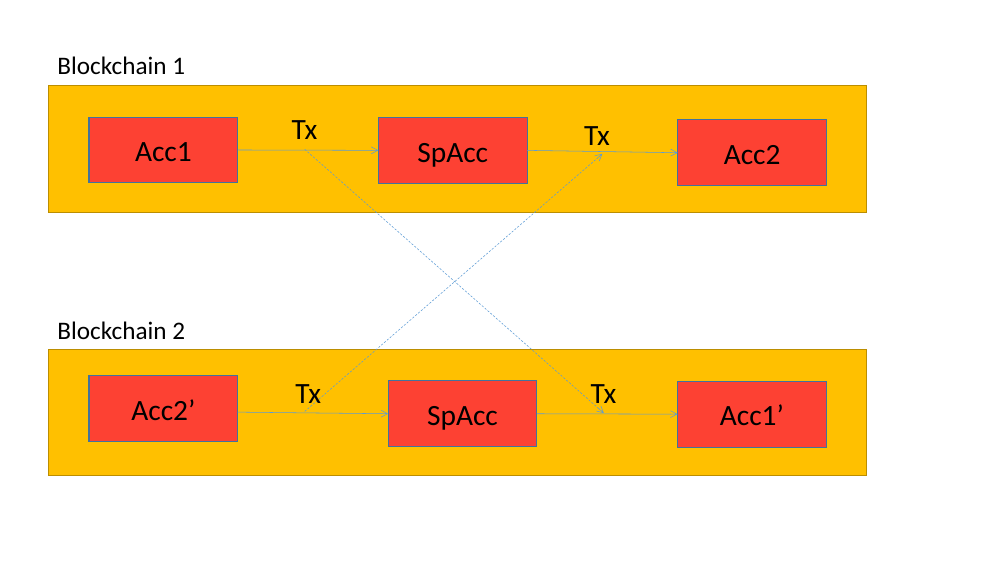
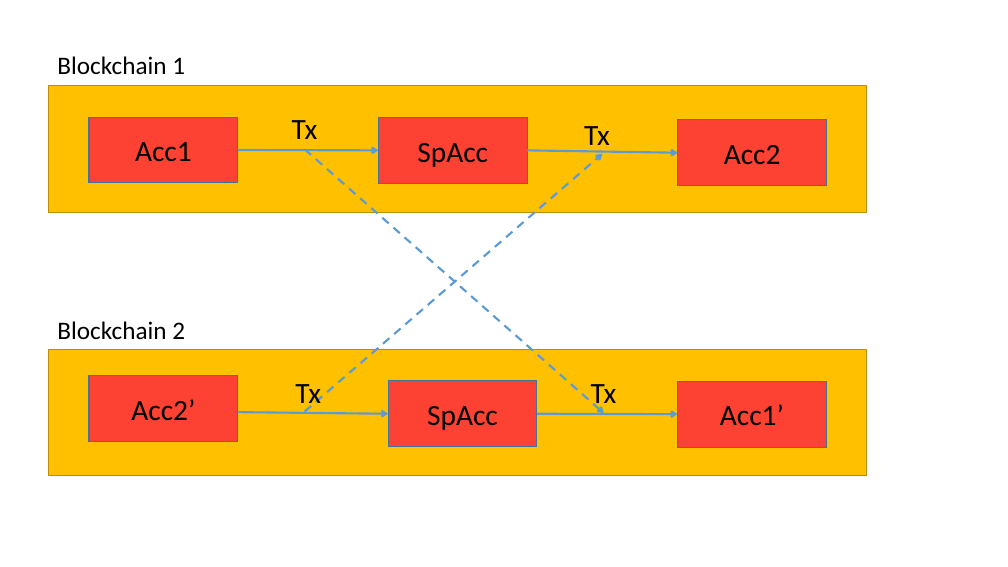
Before and after one commit to ajlopez/Talks, a slide deck: slide 2 of ConnBlockchains/images/BlockchainImages.pptx. Drawn at 1008x567 pixels with LibreOffice and Linux fonts; fonts in the diff are those of the drawing. Boxes give left, top, right and bottom in pixels: in the first picture for what was removed or moved away, otherwise in the second. Text is boxed around its words. In the diff, an @@ line names an element or a change of style, - is before the commit and + after.

```diff
--- a/ConnBlockchains/images/BlockchainImages.pptx
+++ b/ConnBlockchains/images/BlockchainImages.pptx
@@ arrow (238, 150) - (379, 150): stroke #5B9BD5 0.5 pt to #5B9BD5 2 pt @@
@@ arrow (305, 150) - (604, 413): stroke #5B9BD5 0.5 pt dashed to #5B9BD5 2 pt dashed @@
@@ arrow (305, 411) - (603, 154): stroke #5B9BD5 0.5 pt dashed to #5B9BD5 2 pt dashed @@
@@ arrow (527, 150) - (678, 153): stroke #5B9BD5 0.5 pt to #5B9BD5 2 pt @@
@@ arrow (238, 412) - (388, 414): stroke #5B9BD5 0.5 pt to #5B9BD5 2 pt @@
@@ arrow (537, 414) - (678, 414): stroke #5B9BD5 0.5 pt to #5B9BD5 2 pt @@
```
Also in this commit, not shown: 3 other slides changed, 8 other files.
